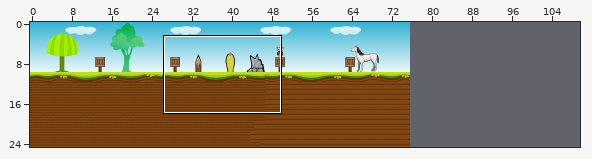
Two versions of a level (Tiled map, projeto/maps/level1.tmx). The first picture is a wide view before the edit; the outline marks the close-up.
Close-up. First the earlier version:
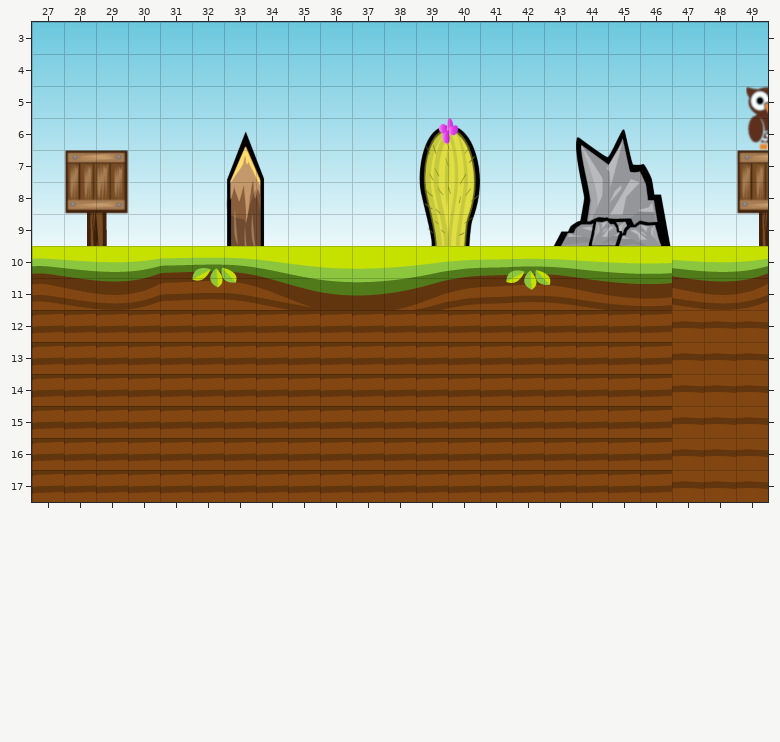
Cells are 32x32 px. Shown: x 27..49, y 3..17. The commit also changed other parts of the map, which this record leaves out. The old version is drawn lined up with the new one.
After the commit:
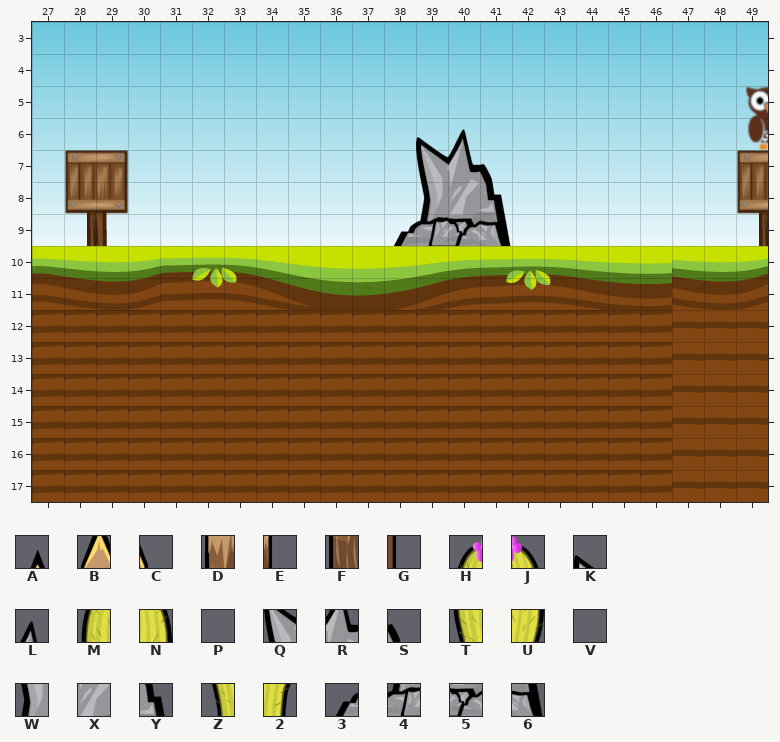
Key: from "Obstaculos": A 6, B 37, C 38, D 68, E 69, F 99, G 100, H 563, J 564, K 571, L 572, M 594, N 595, P 596, Q 602, R 603, S 604, T 625, U 626, V 627, W 633, X 634, Y 635, Z 656, 2 657, 3 663, 4 664, 5 665, 6 666.
_ is an empty cell.
From old to new:
map size 76x25 -> 112x25 cells
Layer "Arvores":
The author put tile 3 in row 9 at x 38.
Tile Z becomes tile 4 in row 9 at x 39.
Tile 2 becomes tile 5 in row 9 at x 40.
The author put tile 6 in row 9 at x 41.
Tile H becomes tile K in row 6 at x 39.
Tile J becomes tile L in row 6 at x 40.
Tile M becomes tile Q in row 7 at x 39.
Tile N becomes tile R in row 7 at x 40.
Tile P becomes tile S in row 7 at x 41.
Tile T becomes tile W in row 8 at x 39.
Tile U becomes tile X in row 8 at x 40.
Tile V becomes tile Y in row 8 at x 41.
The author cleared tile 3 in row 9 at x 43.
The author cleared tile 4 in row 9 at x 44.
The author cleared tile 5 in row 9 at x 45.
The author cleared tile 6 in row 9 at x 46.
The author cleared tile A in row 6 at x 33.
The author cleared tile B in row 7 at x 33.
The author cleared tile C in row 7 at x 34.
The author cleared tile D in row 8 at x 33.
The author cleared tile E in row 8 at x 34.
The author cleared tile F in row 9 at x 33.
The author cleared tile G in row 9 at x 34.
The author cleared tile K in row 6 at x 44.
The author cleared tile L in row 6 at x 45.
The author cleared tile Q in row 7 at x 44.
The author cleared tile R in row 7 at x 45.
The author cleared tile S in row 7 at x 46.
The author cleared tile W in row 8 at x 44.
The author cleared tile X in row 8 at x 45.
The author cleared tile Y in row 8 at x 46.
Where, in picture pixels (left, top, right, bottom), the same in both close-ups:
removed: (226, 131, 265, 246)
changed: (393, 118, 511, 246)
removed: (553, 129, 671, 246)
